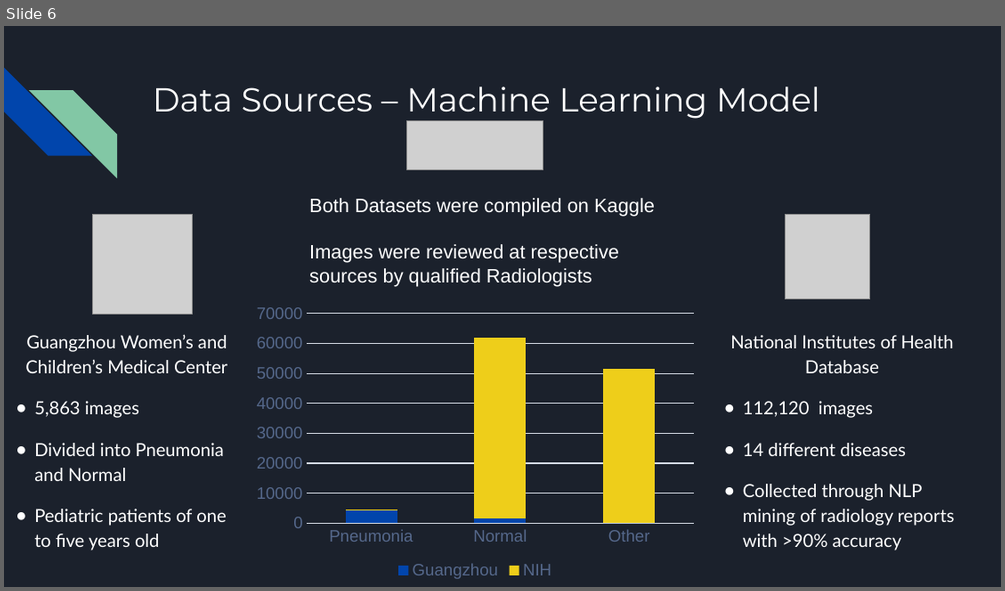
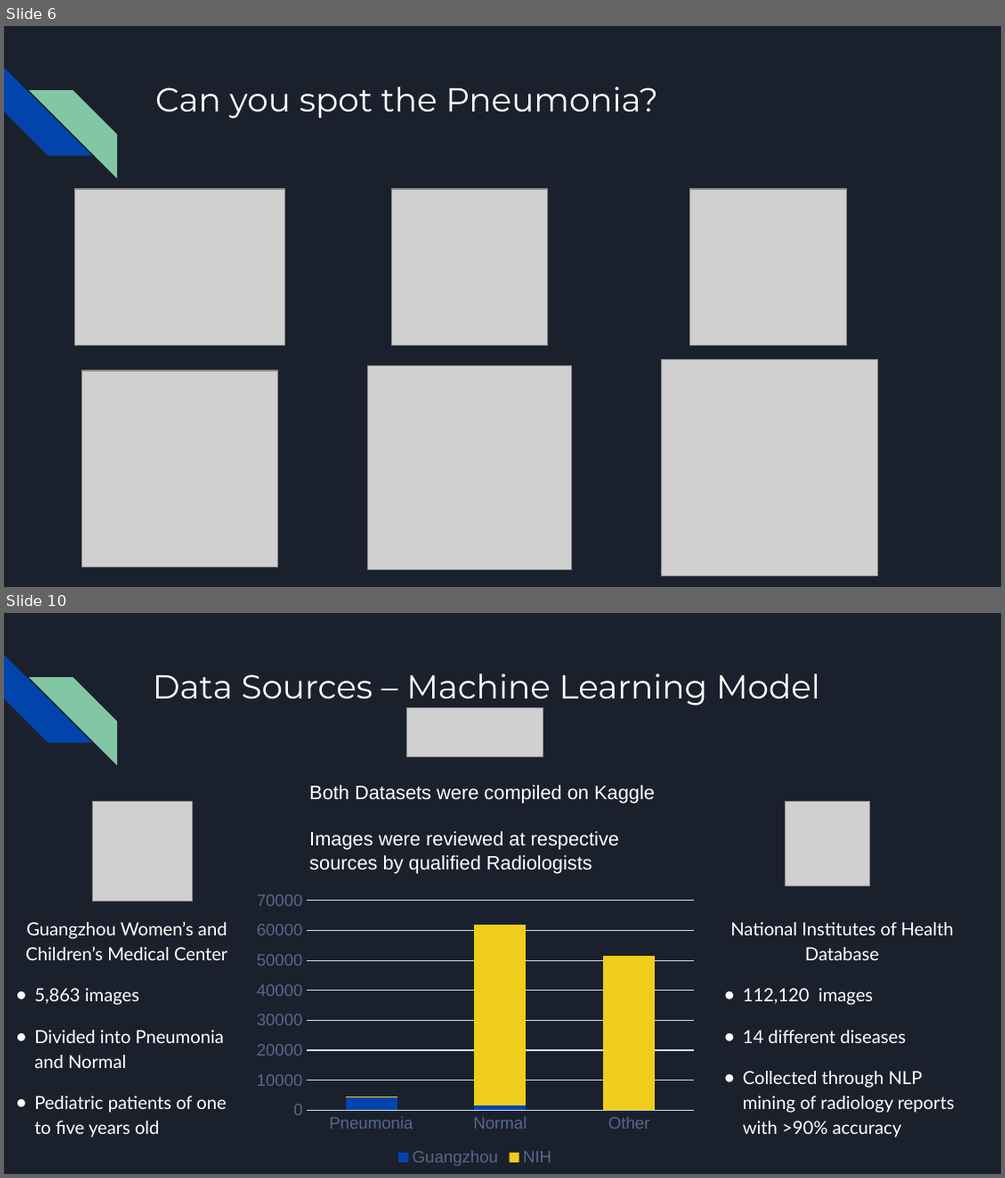
Before and after one commit to Ayesha-da/pneumonia_detection_analysis, a slide deck: Pneumonia Analysis Presentation.pptx. Shown one above the other, each under a label of ours: slide 6 before the commit, slides 6 and 10 after it; the slides between them are not shown. The pictures are 1005x591 and 1005x1178 pixels, drawn with LibreOffice and Linux fonts; fonts in the diff are those of the drawing; grey boxes stand for pictures. Boxes give left, top, right and bottom in pixels: in the first picture for what was removed or moved away, otherwise in the second. Text is boxed around its words. In the diff, an @@ line names an element or a change of style, - is before the commit and + after.

```diff
--- a/Pneumonia Analysis Presentation.pptx
+++ b/Pneumonia Analysis Presentation.pptx
@@ slide 6 added at (4, 26, 1001, 587), background #1B212C; not listed: 2 template elements that a slide beside it also shows @@
@@ title added at (155, 87, 658, 119), 24 pt, text #FFFFFF @@
+Can you spot the Pneumonia?
@@ picture added at (75, 189, 285, 345) @@
@@ picture added at (392, 189, 549, 345) @@
@@ picture added at (690, 189, 846, 345) @@
@@ picture added at (81, 371, 278, 567) @@
@@ picture added at (368, 365, 572, 569) @@
@@ picture added at (661, 359, 877, 575) @@
@@ what was slide 6 is now slide 10 @@
```
Also in this commit, not shown: 6 slides changed, 1 other slide added.
